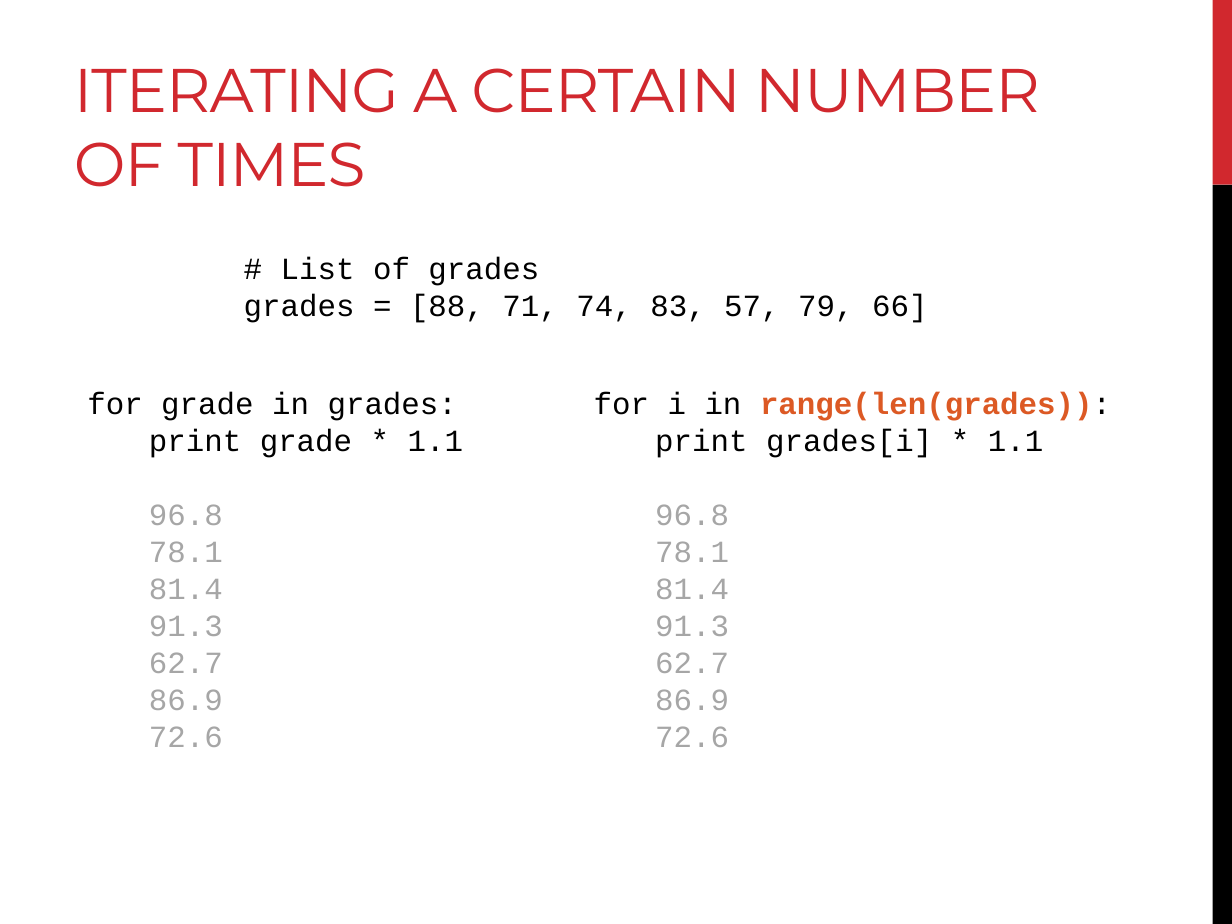
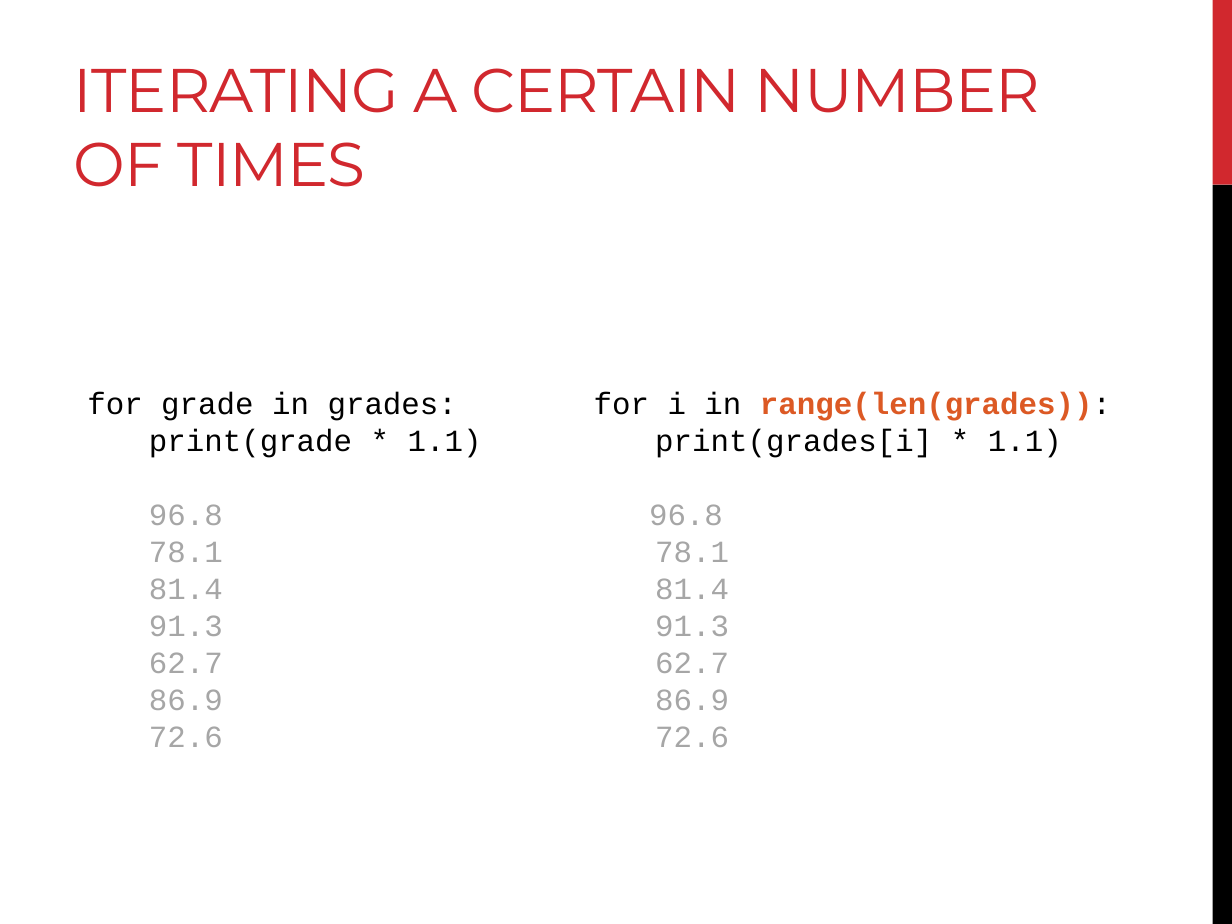
Before and after one commit to sjspielman/bdib2016_python, a slide deck: slide 12 of files/day2_materials/slides_day2.pptx (slide 18 before the commit). Drawn at 1232x924 pixels with LibreOffice and Linux fonts; fonts in the diff are those of the drawing. Boxes give left, top, right and bottom in pixels: in the first picture for what was removed or moved away, otherwise in the second. Text is boxed around its words. In the diff, an @@ line names an element or a change of style, - is before the commit and + after.

Commit message:
slide updates

```diff
--- a/files/day2_materials/slides_day2.pptx
+++ b/files/day2_materials/slides_day2.pptx
@@ text removed at (x1=244, y1=257, x2=927, y2=323) @@
-# List of grades
-grades = [88, 71, 74, 83, 57, 79, 66]
@@ text at (x1=149, y1=429, x2=482, y2=458): text changed @@
-print grade * 1.1
+print(grade * 1.1)
@@ text at (x1=655, y1=429, x2=1062, y2=458): text changed @@
-print grades[i] * 1.1
+print(grades[i] * 1.1)
```
Also in this commit, not shown: 12 other slides changed, 1 slide added, 10 slides removed, 1 other file.
